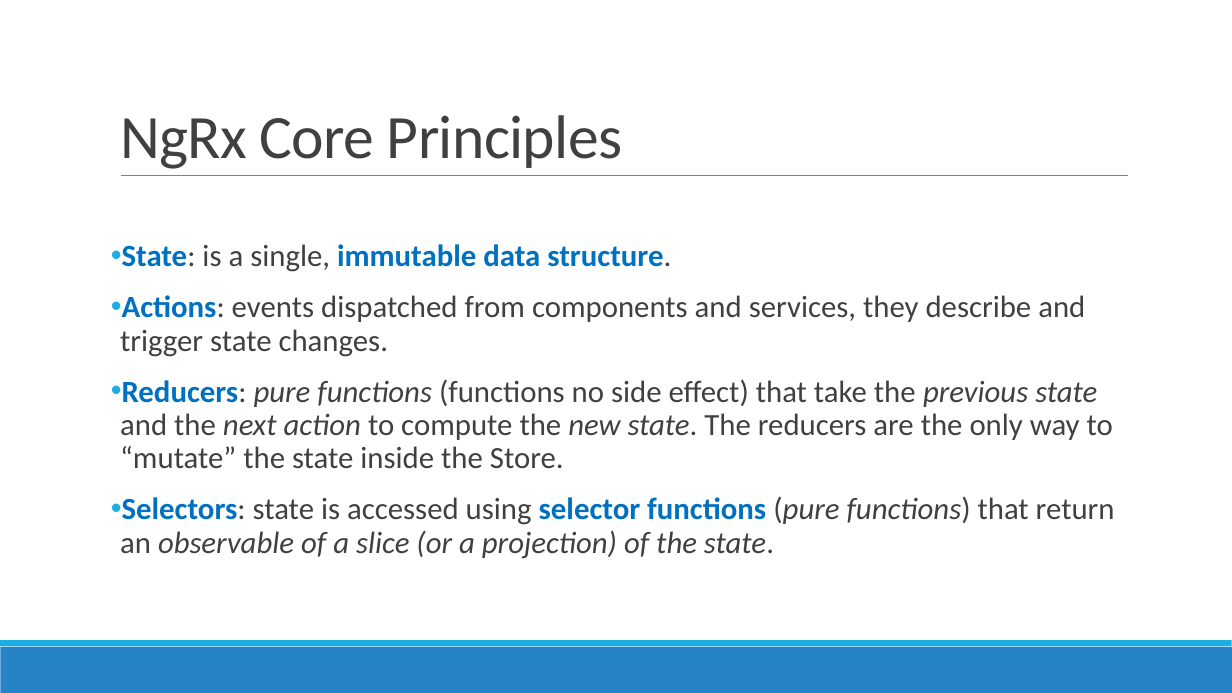
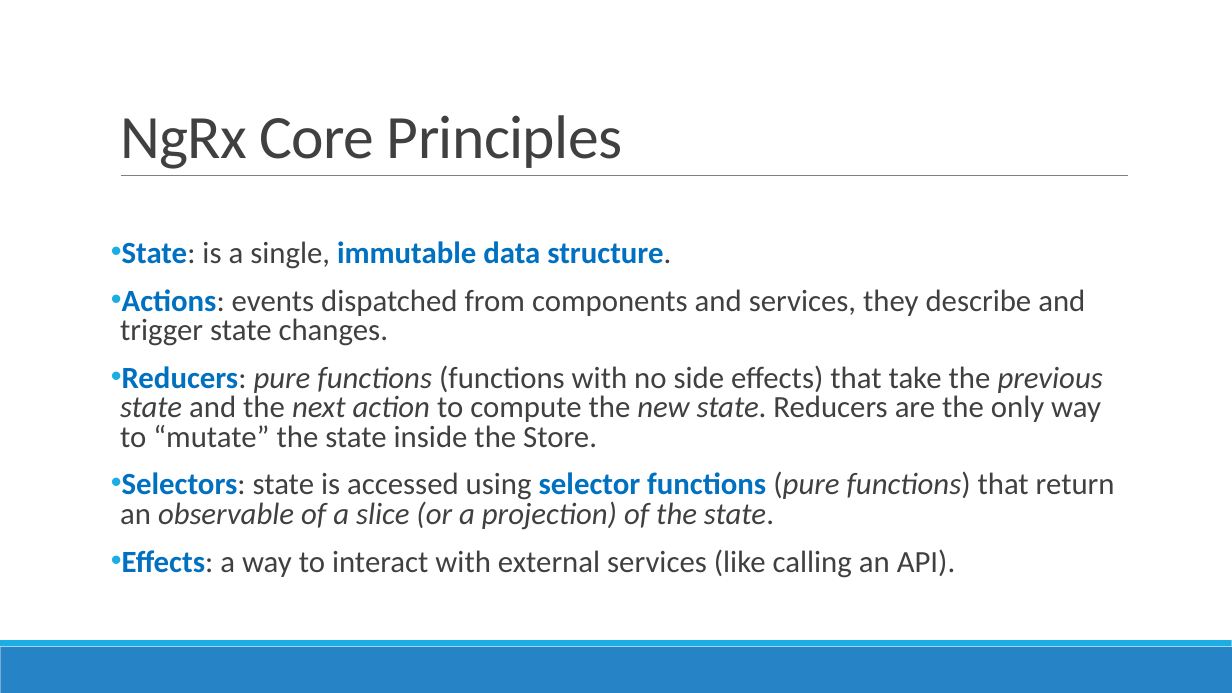
Before and after one commit to AGiorgetti/ngrx101, a slide deck: slide 9 of ReactiveProgramming_ngrx.pptx. Drawn at 1232x693 pixels with LibreOffice and Linux fonts; fonts in the diff are those of the drawing. Boxes give left, top, right and bottom in pixels: in the first picture for what was removed or moved away, otherwise in the second. Text is boxed around its words. In the diff, an @@ line names an element or a change of style, - is before the commit and + after.

```diff
--- a/ReactiveProgramming_ngrx.pptx
+++ b/ReactiveProgramming_ngrx.pptx
@@ text at [120, 241, 1115, 530]: line spacing 0.9 to 0.8 @@
@@ text at [120, 365, 1103, 448]: text changed @@
-• Reducers: pure functions (functions no side effect) that take the previous state and the next action to compute the new state. The reducers are the only way to “mutate” the state inside the Store.
+• Reducers: pure functions (functions with no side effects) that take the previous state and the next action to compute the new state. Reducers are the only way to “mutate” the state inside the Store.
@@ text at [122, 549, 956, 578]: paragraph added @@
+• Effects: a way to interact with external services (like calling an API).
```
Also in this commit, not shown: 16 other slides changed, 4 slides added, 5 other files.
